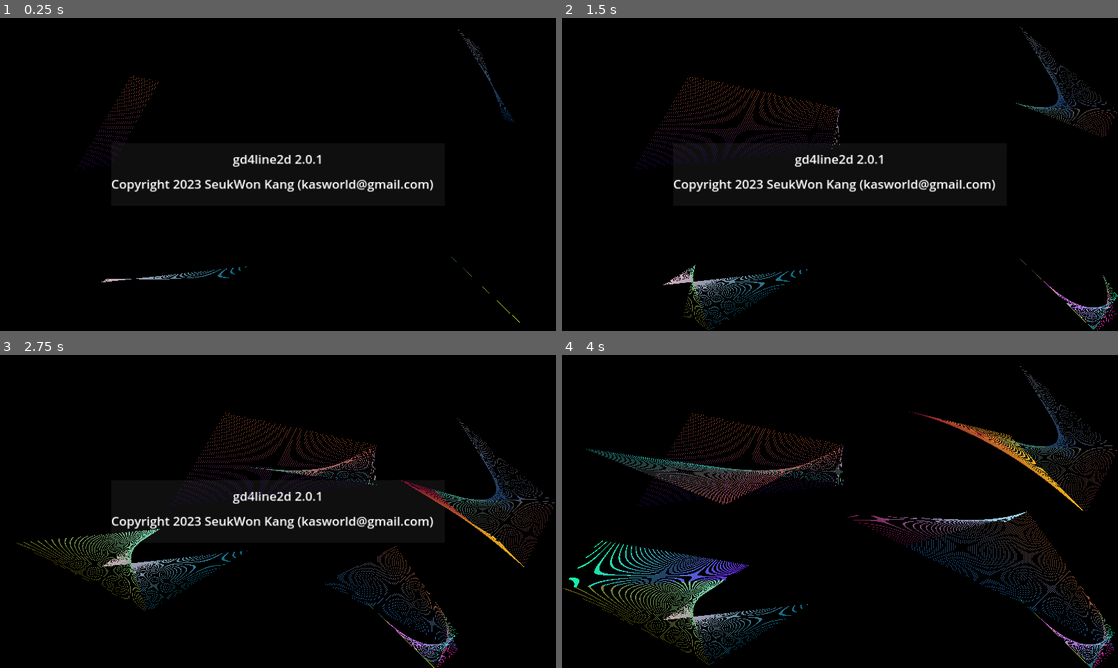
Above: before the commit, frames 1-4 (two rows, left to right).
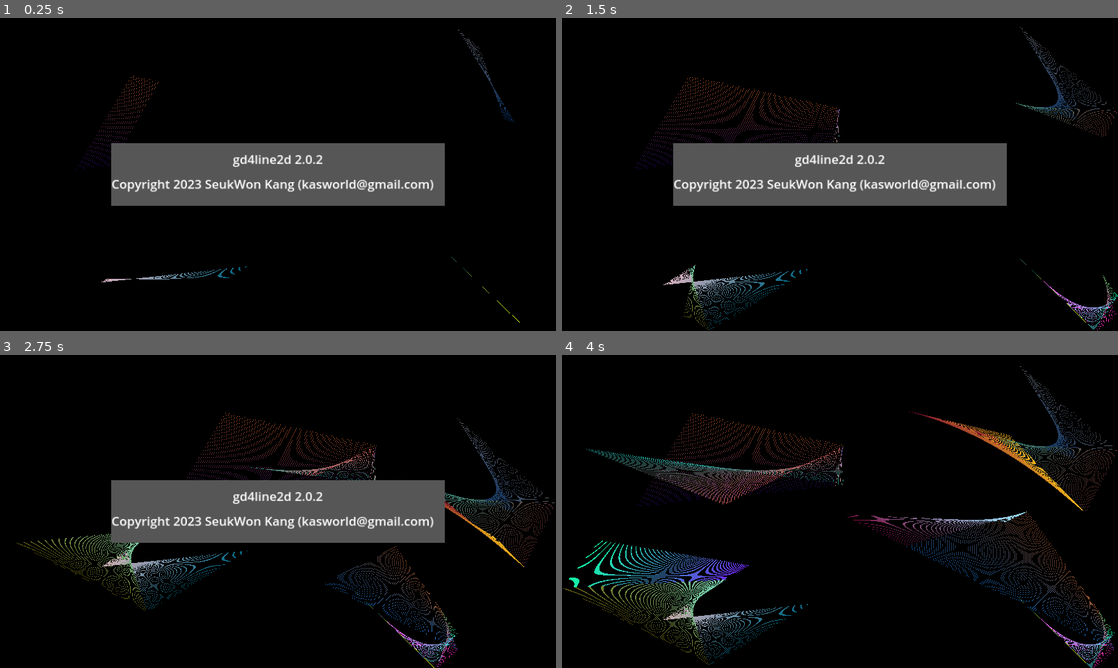
Above: after the commit, the same moments.

Repository: kasworld/gd4line2d
Game: Godot game, scene res://main.tscn
The game is run twice, just before and just after one commit, with the same random seed, the same clock (stepped at 60 frames per second) and the same inputs.
Inputs:
- Up to frame 1 (0.25 s): no input
- Up to frame 2 (1.5 s): tap Enter at 0.5 s; tap Space at 0.77 s
- Up to frame 3 (2.75 s): tap Space at 1.52 s
- Up to frame 4 (4 s): tap Space at 3.02, 3.77 s

The runs differ from the first frame. In frame 1, 11% of the frame differs, in the area x 20-80%, y 40-60%; in frame 2, 11%; in frame 3, 11%; in frame 4, nothing differs.

Commit message:
update timed message

Diff:
--- a/main.gd
+++ b/main.gd
@@ -32,7 +32,7 @@
 	make_4()
 
 	var msgrect = Rect2( draw_area.size.x * 0.2 ,draw_area.size.y * 0.4 , draw_area.size.x * 0.6 , draw_area.size.y * 0.2   )
-	$TimedMessage.init(msgrect, tr("gd4line2d 2.0.1"))
+	$TimedMessage.init(msgrect, tr("gd4line2d 2.0.2"))
 	$TimedMessage.show_message("Copyright 2023 SeukWon Kang (kasworld@gmail.com)")
 
 
--- a/timed_message/timed_message.tscn
+++ b/timed_message/timed_message.tscn
@@ -1,14 +1,23 @@
-[gd_scene load_steps=3 format=3 uid="uid://c6cct2gj2a3im"]
+[gd_scene load_steps=4 format=3 uid="uid://c6cct2gj2a3im"]
 
 [ext_resource type="Script" path="res://timed_message/timed_message.gd" id="1_4npvt"]
 [ext_resource type="Theme" uid="uid://c2mukxm1c10ti" path="res://timed_message/timed_message.tres" id="1_d10pc"]
 
+[sub_resource type="StyleBoxFlat" id="StyleBoxFlat_rqs3v"]
+bg_color = Color(0.337255, 0.337255, 0.337255, 1)
+border_width_left = 2
+border_width_top = 2
+border_width_right = 2
+border_width_bottom = 2
+
 [node name="TimedMessage" type="PanelContainer"]
+z_index = 1
 offset_right = 358.0
 offset_bottom = 62.0
 size_flags_horizontal = 3
 size_flags_vertical = 3
 theme = ExtResource("1_d10pc")
+theme_override_styles/panel = SubResource("StyleBoxFlat_rqs3v")
 script = ExtResource("1_4npvt")
 
 [node name="Timer" type="Timer" parent="."]
